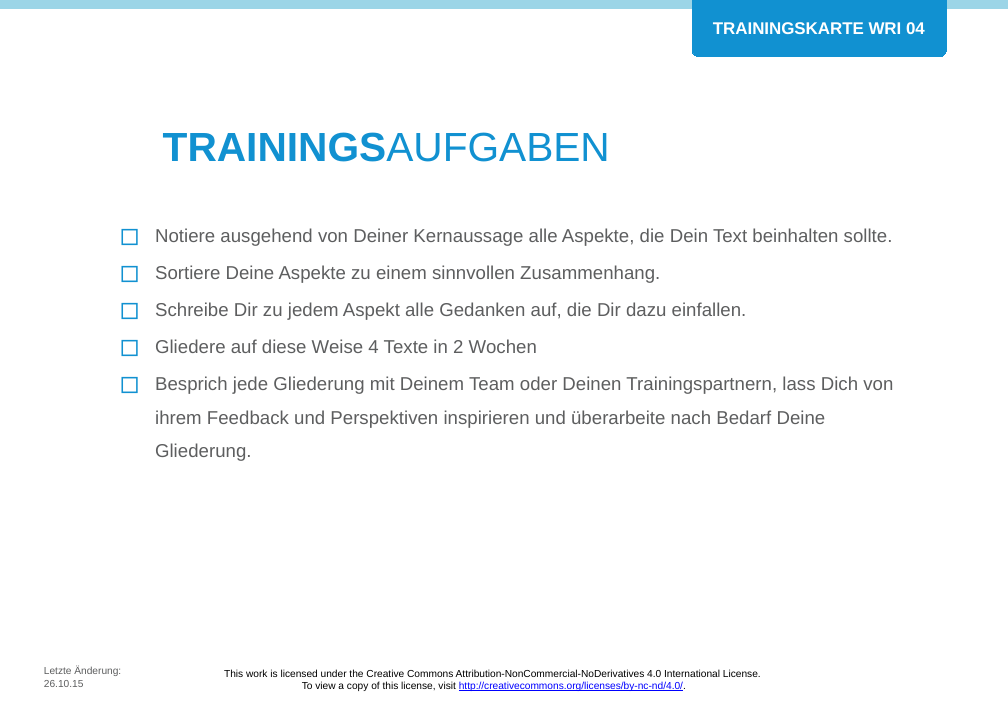
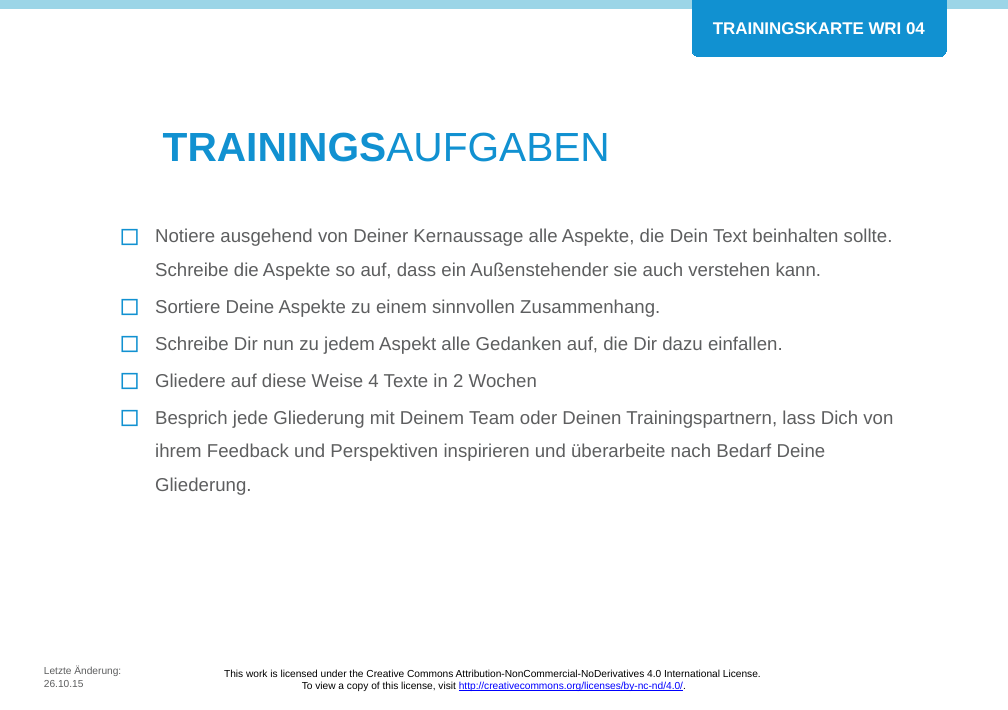
Before and after one commit to Teamtool/training-materials, a slide deck: slide 2 of training-cards/agile moves/Writing (WRI)/ger/apprentice/ger_wri_04_was_gehoert_in_den_text_AM_A.pptx. Drawn at 1008x710 pixels with LibreOffice and Linux fonts; fonts in the diff are those of the drawing; background and template pictures are left out. Boxes give left, top, right and bottom in pixels: in the first picture for what was removed or moved away, otherwise in the second. Text is boxed around its words. In the diff, an @@ line names an element or a change of style, - is before the commit and + after.

```diff
--- a/training-cards/agile moves/Writing (WRI)/ger/apprentice/ger_wri_04_was_gehoert_in_den_text_AM_A.pptx
+++ b/training-cards/agile moves/Writing (WRI)/ger/apprentice/ger_wri_04_was_gehoert_in_den_text_AM_A.pptx
@@ text at bbox=[155, 228, 893, 280]: text changed @@
-◻ Notiere ausgehend von Deiner Kernaussage alle Aspekte, die Dein Text beinhalten sollte.
+◻ Notiere ausgehend von Deiner Kernaussage alle Aspekte, die Dein Text beinhalten sollte. Schreibe die Aspekte so auf, dass ein Außenstehender sie auch verstehen kann.
@@ text at bbox=[155, 336, 783, 354]: text changed @@
-◻ Schreibe Dir zu jedem Aspekt alle Gedanken auf, die Dir dazu einfallen.
+◻ Schreibe Dir nun zu jedem Aspekt alle Gedanken auf, die Dir dazu einfallen.
```
Also in this commit, not shown: 1 other slide changed, 1 other file.
